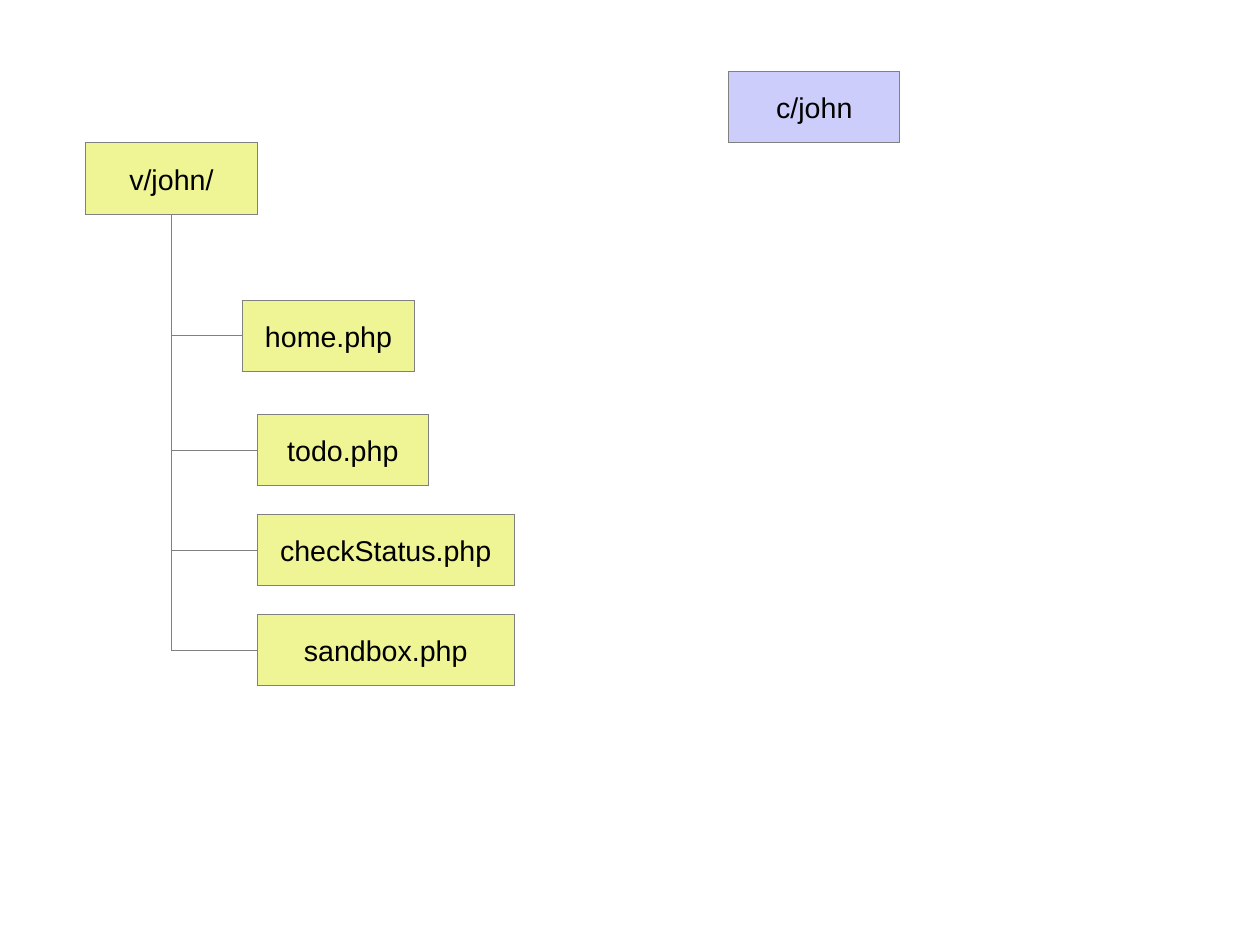
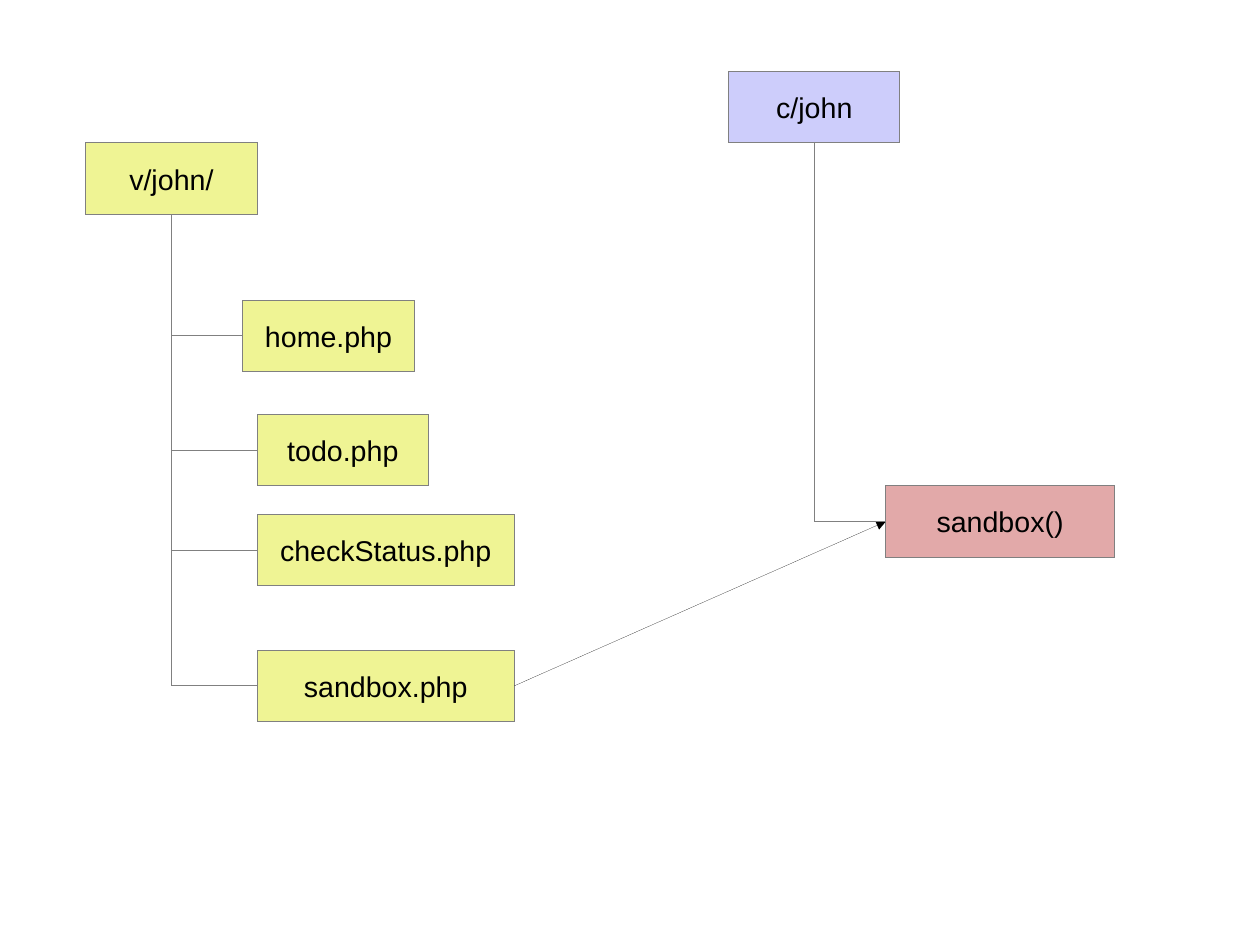
Before and after one commit to JamesLeB/Stout, a slide deck: slide 6 of Documents/BillingSystem.odp (slide 4 before the commit). Drawn at 1260x945 pixels with LibreOffice and Linux fonts; fonts in the diff are those of the drawing. Boxes give left, top, right and bottom in pixels: in the first picture for what was removed or moved away, otherwise in the second. Text is boxed around its words. In the diff, an @@ line names an element or a change of style, - is before the commit and + after.

```diff
--- a/Documents/BillingSystem.odp
+++ b/Documents/BillingSystem.odp
@@ elbow line added from (815, 143) to (886, 521), #808080 0 pt @@
@@ elbow line moved from (172, 214) - (257, 651) to (172, 214) - (257, 686) @@
@@ rectangle added at [886, 486, 1115, 557], fill #E2A9A9, outline #808080 0 pt, 18 pt, text #000000 @@
+sandbox()
@@ arrow added from (515, 686) to (886, 521), #000000 0 pt @@
@@ rectangle "sandbox.php": place and size @@
-rectangle "sandbox.php" at [257, 615, 515, 686]
+rectangle "sandbox.php" at [257, 651, 515, 721]
```
Also in this commit, not shown: 3 other slides changed, 2 slides added.
